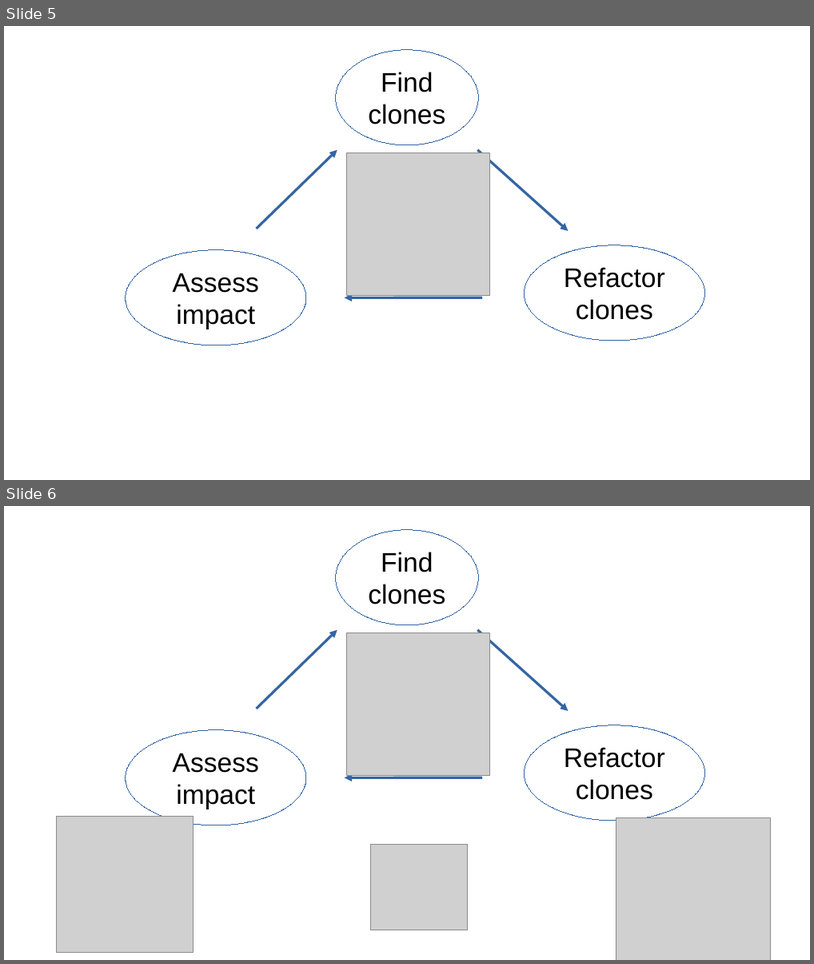
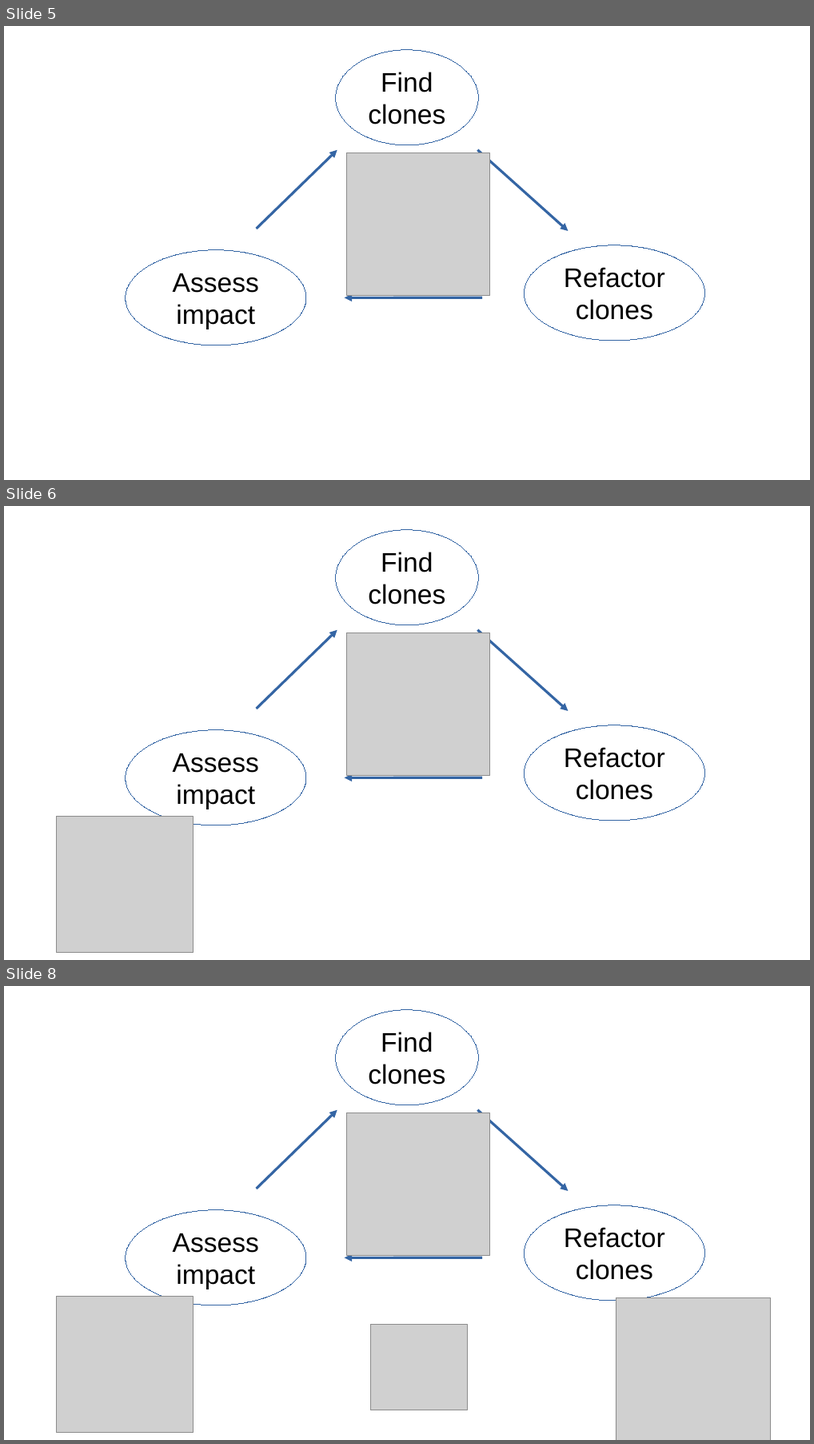
Before and after one commit to SimonBaars/Master-Thesis-Simon-Baars, a slide deck: presentations/FinalPresentation.odp. Shown one above the other, each under a label of ours: slides 5 and 6 before the commit, slides 5, 6 and 8 after it; the slides between them are not shown. The pictures are 814x964 and 814x1444 pixels, drawn with LibreOffice and Linux fonts; fonts in the diff are those of the drawing; grey boxes stand for pictures. Boxes give left, top, right and bottom in pixels: in the first picture for what was removed or moved away, otherwise in the second. Text is boxed around its words. In the diff, an @@ line names an element or a change of style, - is before the commit and + after.

```diff
--- a/presentations/FinalPresentation.odp
+++ b/presentations/FinalPresentation.odp
@@ slide 6 added at box(4, 506, 810, 960), background #FFFFFF @@
@@ ellipse added at box(336, 529, 479, 624), fill #FFFFFF, outline #3465A4 0 pt, 32 pt, text #000000 @@
+Find clones
@@ arrow added from (256, 708) to (338, 630), #3465A4 3 pt @@
@@ picture added at box(347, 632, 490, 776) @@
@@ arrow added from (478, 630) to (569, 711), #3465A4 3 pt @@
@@ ellipse added at box(126, 730, 306, 825), fill #FFFFFF, outline #3465A4 0 pt, 32 pt, text #000000 @@
+Assess
+impact
@@ ellipse added at box(524, 725, 705, 820), fill #FFFFFF, outline #3465A4 0 pt, 32 pt, text #000000 @@
+Refactor clones
@@ arrow added from (482, 778) to (345, 778), #3465A4 3 pt @@
@@ picture added at box(57, 816, 194, 952) @@
@@ what was slide 6 is now slide 8 @@
```
Also in this commit, not shown: 3 slides changed, 3 other slides added, 1 slide removed.
